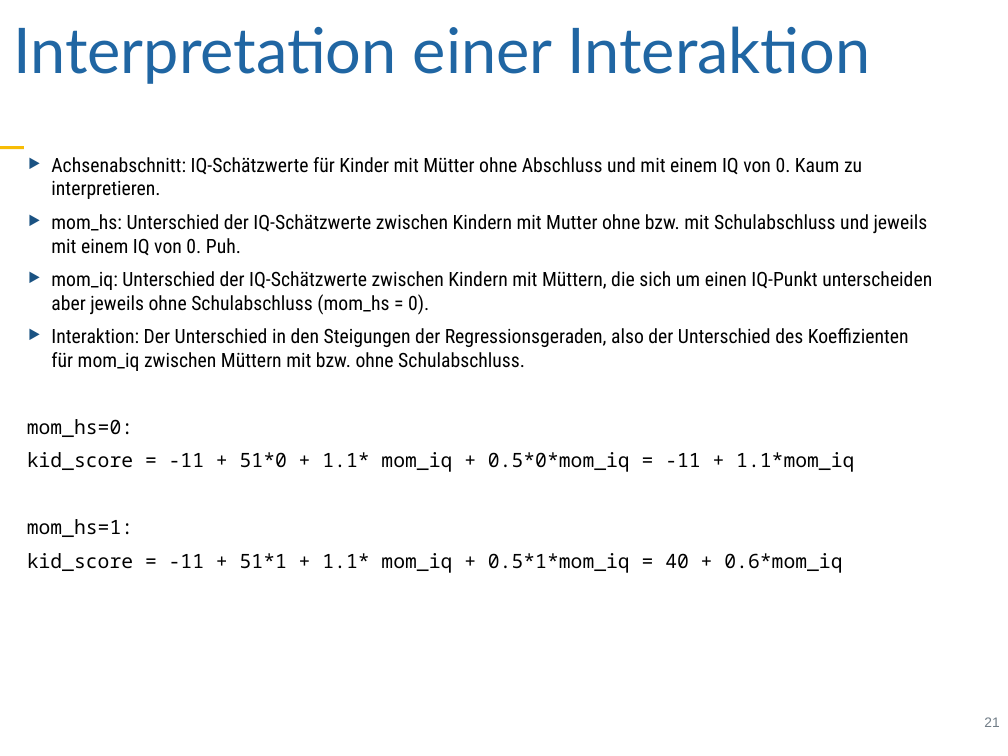
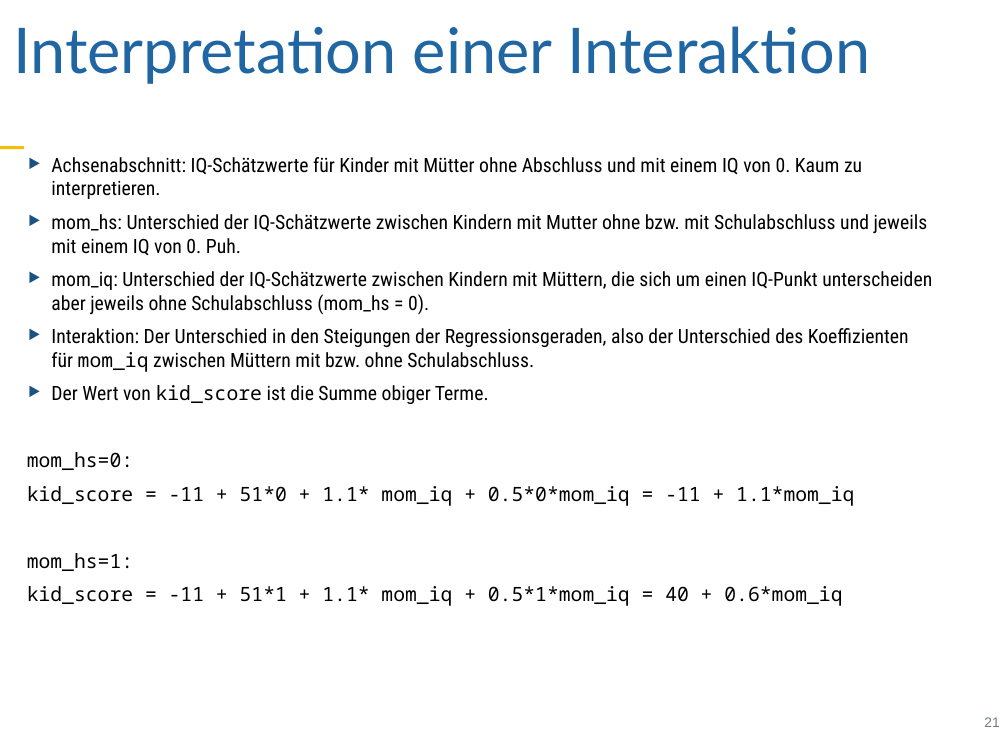
Before and after one commit to sebastiansauer/vorhersagemodellierung, a slide deck: slide 21 of Skript-Folien/QM1-Thema11.pptx. Drawn at 1008x756 pixels with LibreOffice and Linux fonts; fonts in the diff are those of the drawing. Boxes give left, top, right and bottom in pixels: in the first picture for what was removed or moved away, otherwise in the second. Text is boxed around its words. In the diff, an @@ line names an element or a change of style, - is before the commit and + after.

```diff
--- a/Skript-Folien/QM1-Thema11.pptx
+++ b/Skript-Folien/QM1-Thema11.pptx
@@ text at (51,328,909,372): font Roboto Condensed to Noto Sans Mono in "mom_iq" @@
@@ text at (51,385,489,404): paragraph added @@
+‣ Der Wert von kid_score ist die Summe obiger Terme.
```
Also in this commit, not shown: 20 other slides changed, 6 other files.
